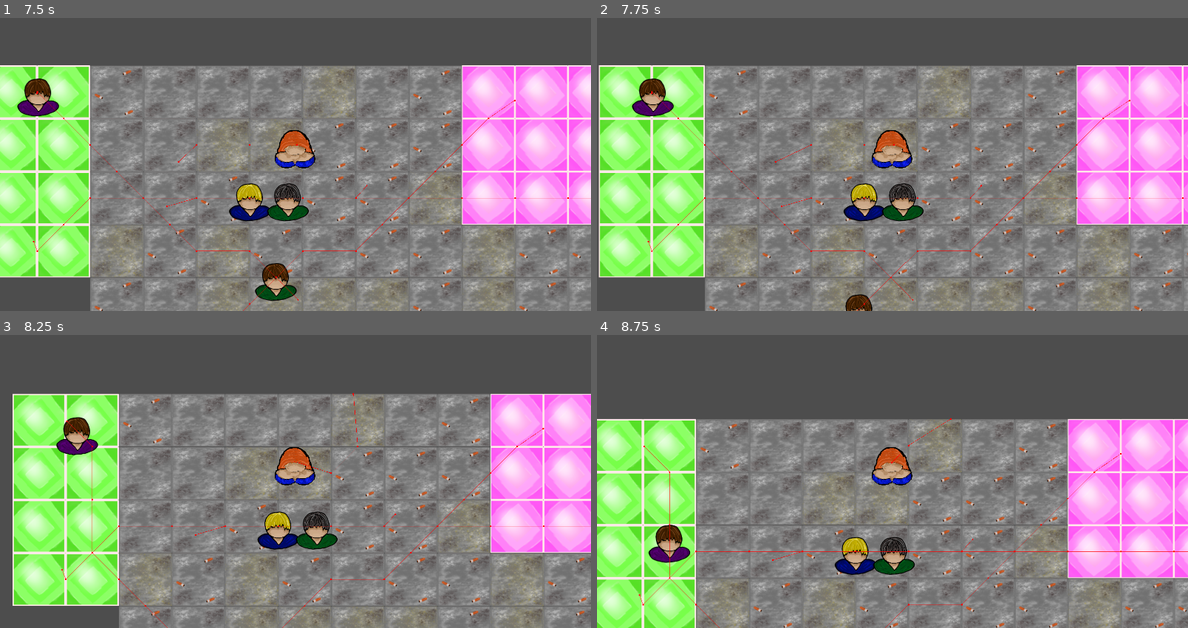
Above: before the commit, frames 1-4 (two rows, left to right).
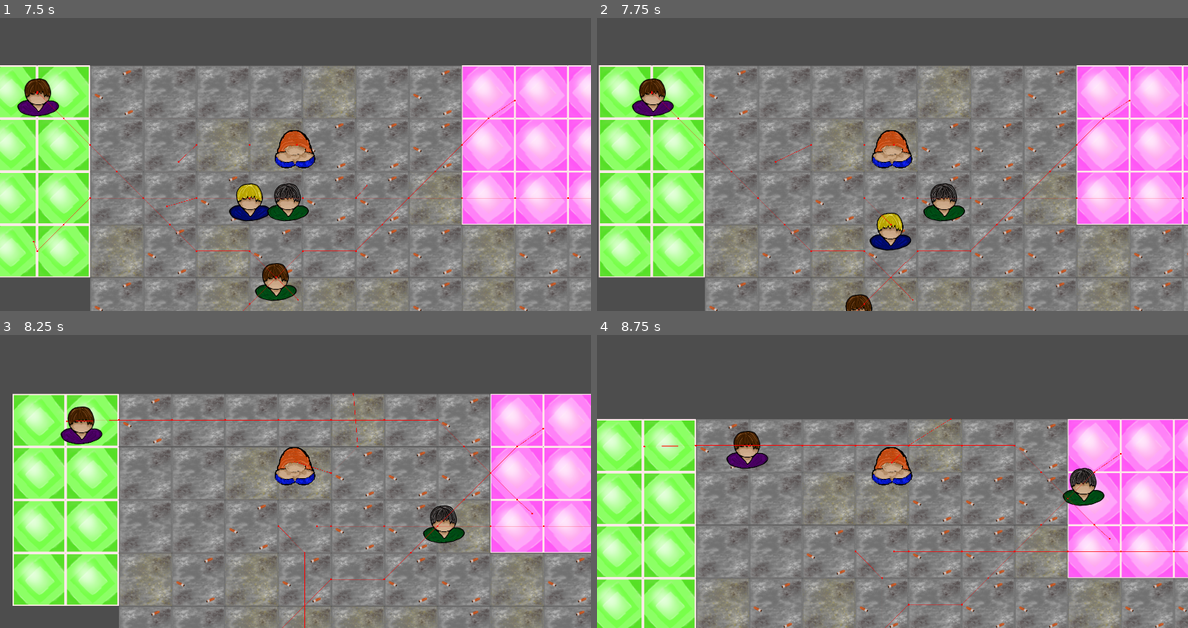
Above: after the commit, the same moments.

Repository: mntjams/game-jam-25-2
Game: Godot game, scene res://scenes/game.tscn
The game is run twice, just before and just after one commit, with the same random seed, the same clock (stepped at 60 frames per second) and the same inputs.
Inputs (mouse positions are in pixels of both pictures, inside the frame that each line leads up to):
- Up to frame 1 (7.5 s): move the mouse to (425, 129) at 0.52 s; move the mouse to (177, 161) at 1.27 s; move the mouse to (354, 70) at 2.02 s; move the mouse to (265, 211) at 2.77 s; move the mouse to (472, 193) at 3.52 s; move the mouse to (118, 94) at 4.27 s; move the mouse to (325, 143) at 5.02 s; move the mouse to (206, 61) at 5.77 s; move the mouse to (425, 129) at 6.52 s; move the mouse to (177, 161) at 7.27 s
- Up to frame 2 (7.75 s): no input
- Up to frame 3 (8.25 s): move the mouse to (354, 387) at 8.02 s
- Up to frame 4 (8.75 s): no input

Frame 1 is identical in both runs. In frame 2, 2.4% of the frame differs, in the area x 8-66%, y 56-80%; in frame 3, 3.1%; in frame 4, 3.5%, in the area x 7-87%, y 32-100%.

Commit message:
Add collision timers

Diff:
--- a/scenes/woman.tscn
+++ b/scenes/woman.tscn
@@ -23,3 +23,5 @@
 debug_enabled = true
 debug_use_custom = true
 debug_path_custom_color = Color(1, 0, 0, 1)
+
+[node name="StuckTimer" type="Timer" parent="."]
--- a/scripts/npc.gd
+++ b/scripts/npc.gd
@@ -9,8 +9,11 @@
 var current_slot: Slot = null
 @export var movement_speed: float = 500
 
-var work_time_base : float = 5
+var work_time_base : float = 5.0
 var working : bool = false
+
+@onready var stuck_timer: Timer = $StuckTimer
+@export var stuck_timeout: float = 7.5      # seconds before we assume stuck
 
 # --- NPC Movement ---------------------------------------------------------
 
@@ -22,12 +25,15 @@
 	#print("Going to room:",room)
 	#print("Going to slot:",slot)
 	_navigate_to(slot.global_position)
+	_restart_stuck_timer()
 
 # set the destination of my navigation agent
 func _navigate_to(destination: Vector2) -> void:
 	navigation_agent_2d.target_position = destination
 
 func _physics_process(_delta: float) -> void:
+	#print(self,"stuck timer",stuck_timer.time_left)
+
 	# No target slot → do not move
 	if current_slot == null or working:
 		velocity = Vector2.ZERO
@@ -35,6 +41,7 @@
 
 	# If path is finished, we are at (or very near) the slot
 	if navigation_agent_2d.is_navigation_finished() and not working:
+		_stop_stuck_timer()
 		_on_reached_slot()
 		return
 
@@ -50,6 +57,7 @@
 func _ready() -> void:
 	#print(self,": I am ready")
 	emit_signal("ready_for_room", self, null)
+	_init_stuck_timer()
 
 # what the npc should do when on the slot
 func _on_reached_slot() -> void:
@@ -78,3 +86,36 @@
 	leave_current_slot()
 	#print(self,"I am done in this room")
 	emit_signal("ready_for_room", self, old_room)
+
+
+# --- STUCK HANDLING ---
+
+# initialize the stuck timer
+func _init_stuck_timer():
+	stuck_timer.wait_time = stuck_timeout
+	stuck_timer.one_shot = true
+	stuck_timer.timeout.connect(_on_stuck_timeout)
+	_restart_stuck_timer()
+
+func _on_stuck_timeout() -> void:
+	# If we already reached the destination, ignore.
+	if navigation_agent_2d.is_navigation_finished():
+		return
+
+	#print(self," Oh deer, I am stuck. Let's go some other way.")
+
+	# Remember which room we were in.
+	var old_room: Room = current_room
+
+	# Free current slot and clear current_room/current_slot
+	leave_current_slot()
+
+	# Ask RoomManager for a new room/slot, excluding the previous one.
+	emit_signal("ready_for_room", self, old_room)
+
+func _restart_stuck_timer() -> void:
+	stuck_timer.stop()
+	stuck_timer.start()
+
+func _stop_stuck_timer() -> void:
+	stuck_timer.stop()
--- a/scripts/woman.gd
+++ b/scripts/woman.gd
@@ -20,7 +20,7 @@
 
 func on_done_in_room() -> void:
 	super.on_done_in_room()
-	print("I am a woman woohooo")
+	#print("I am a woman woohooo")
 
 
 # --- COSTUMES HANDLING ---
